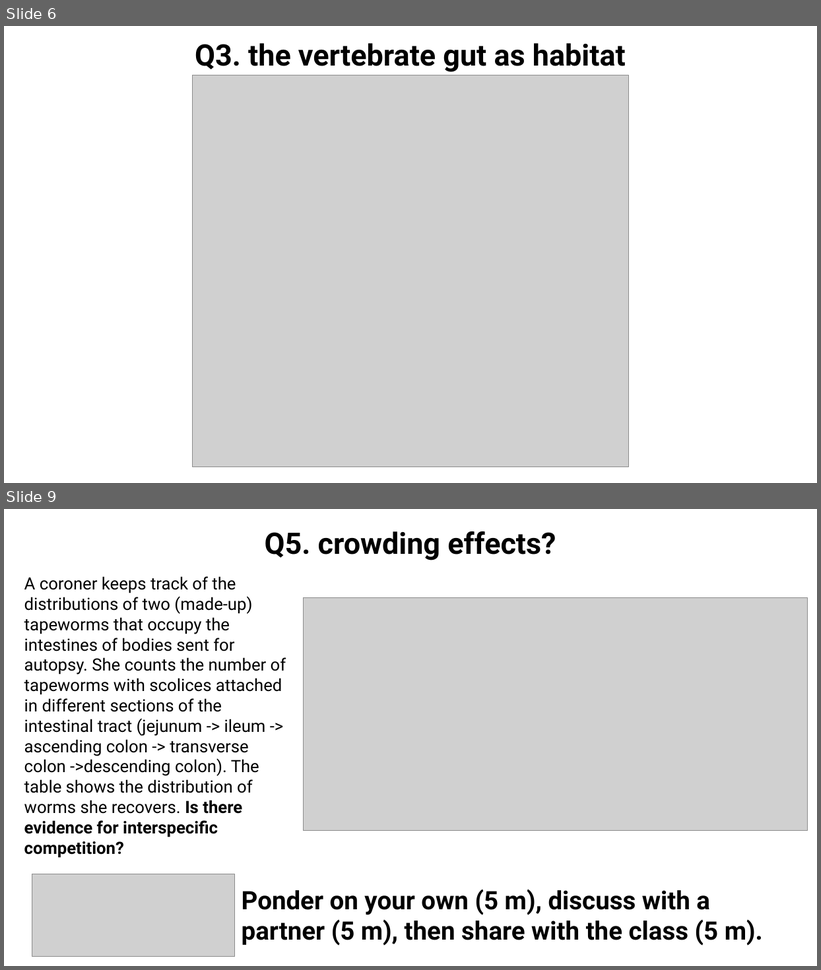
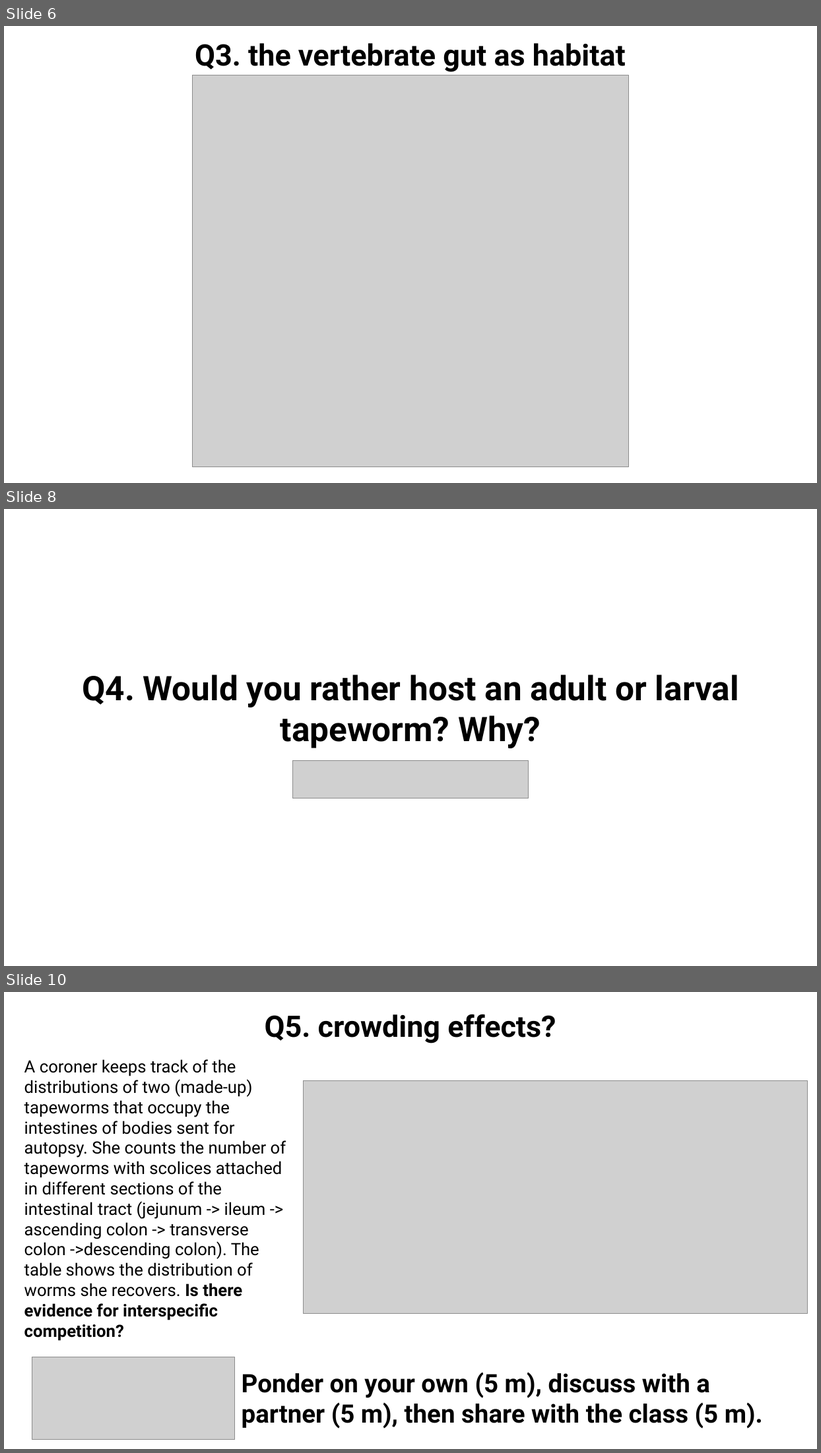
Before and after one commit to wood-lab/fish_406, a slide deck: docs/lectures/in-class_activities/class_7.pptx. Shown one above the other, each under a label of ours: slides 6 and 9 before the commit, slides 6, 8 and 10 after it; the slides between them are not shown. The pictures are 821x970 and 821x1453 pixels, drawn with LibreOffice and Linux fonts; fonts in the diff are those of the drawing; grey boxes stand for pictures. Boxes give left, top, right and bottom in pixels: in the first picture for what was removed or moved away, otherwise in the second. Text is boxed around its words. In the diff, an @@ line names an element or a change of style, - is before the commit and + after.

```diff
--- a/docs/lectures/in-class_activities/class_7.pptx
+++ b/docs/lectures/in-class_activities/class_7.pptx
@@ slide 8 added at (x1=4, y1=509, x2=817, y2=966), background #FFFFFF @@
@@ text added at (x1=82, y1=675, x2=739, y2=749), 40 pt, text #000000, bold @@
+Q4. Would you rather host an adult or larval tapeworm? Why?
@@ picture added at (x1=293, y1=760, x2=529, y2=798) @@
@@ what was slide 9 is now slide 10 @@
```
Also in this commit, not shown: 1 slide changed, 12 other files.
